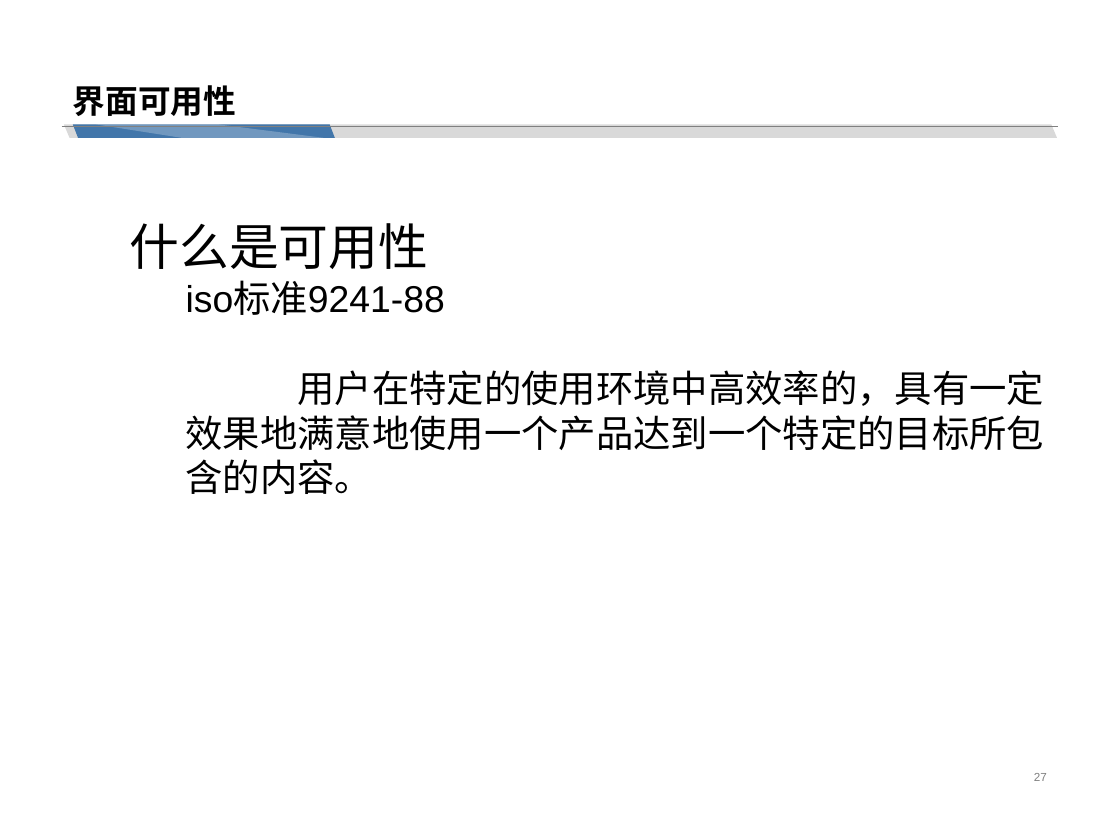
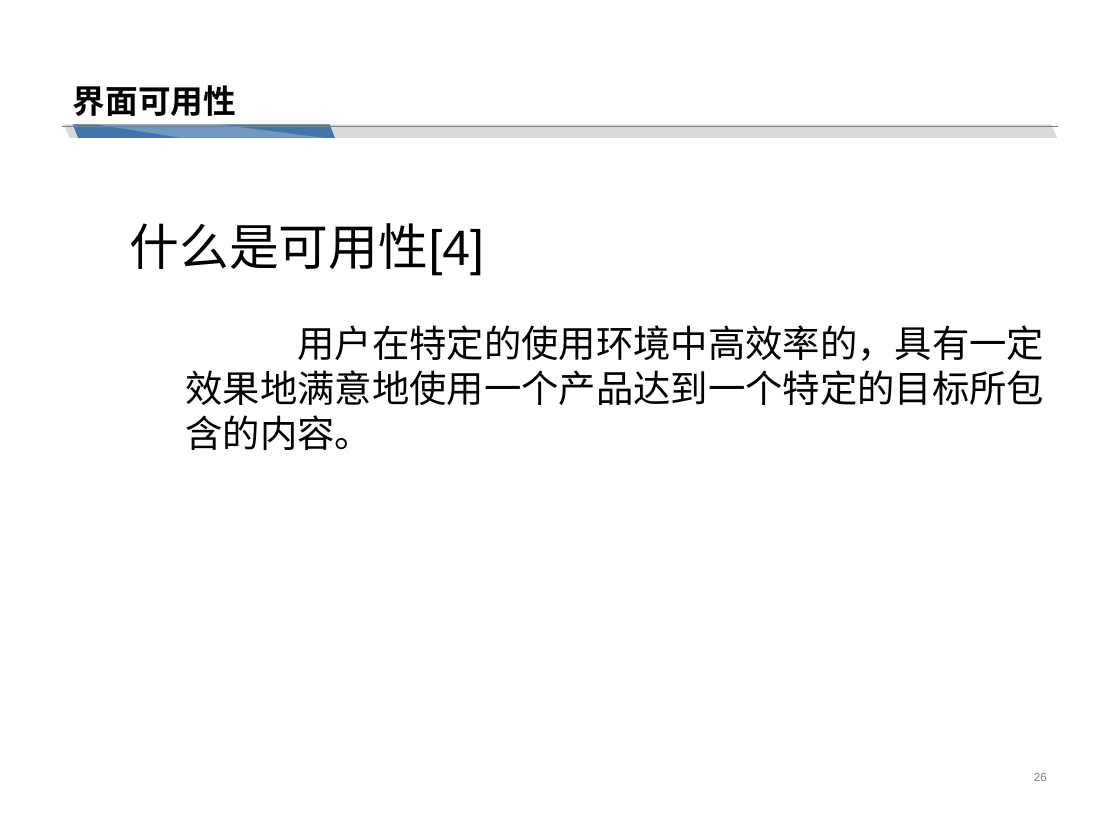
Before and after one commit to cchello/PRD2018-G01, a slide deck: slide 26 of PRD-2018-G01 翻转ppt界面原型.pptx (slide 27 before the commit). Drawn at 1120x840 pixels with LibreOffice and Linux fonts; fonts in the diff are those of the drawing. Boxes give left, top, right and bottom in pixels: in the first picture for what was removed or moved away, otherwise in the second. Text is boxed around its words. In the diff, an @@ line names an element or a change of style, - is before the commit and + after.

```diff
--- a/PRD-2018-G01 翻转ppt界面原型.pptx
+++ b/PRD-2018-G01 翻转ppt界面原型.pptx
@@ text at (130,223,484,276): text changed; size 24 to 32 pt @@
-什么是可用性
-  iso标准9241-88
+什么是可用性[4]
@@ page number at (1034,773,1047,781): text changed @@
-27
+26
```
Also in this commit, not shown: 3 other slides changed, 1 slide removed.
